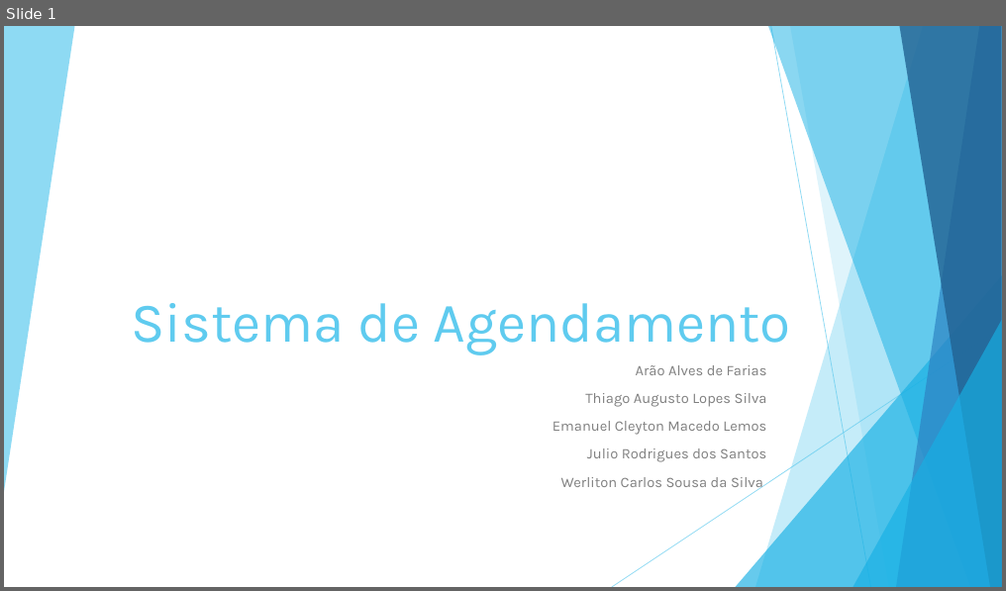
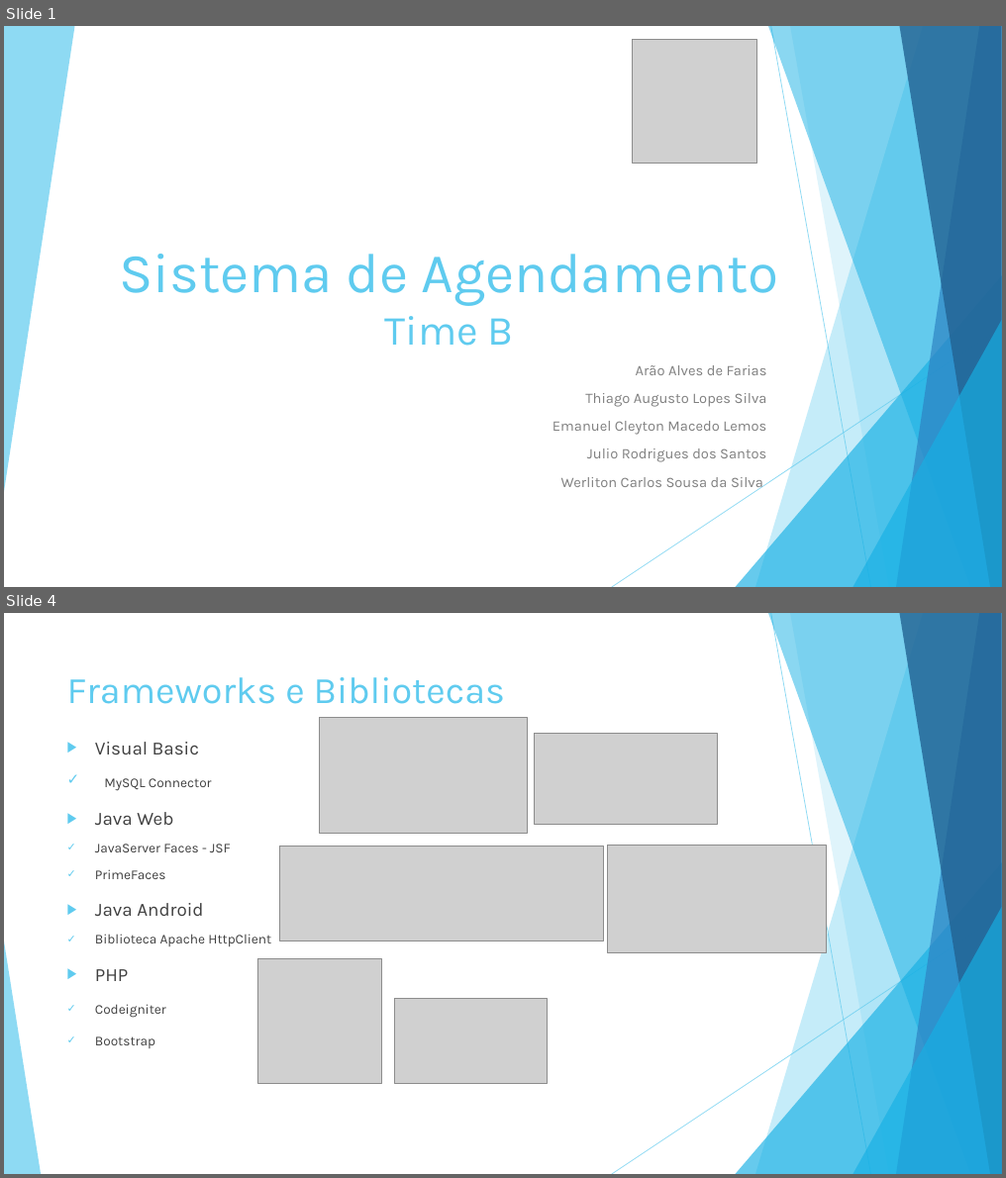
Before and after one commit to julioxrs/PROVA-TIME-B, a slide deck: Documentação/Apresentação/Sistema de Agendamento.pptx. Shown one above the other, each under a label of ours: slide 1 before the commit, slides 1 and 4 after it; the slides between them are not shown. The pictures are 1006x591 and 1006x1178 pixels, drawn with LibreOffice and Linux fonts; fonts in the diff are those of the drawing; grey boxes stand for pictures. Boxes give left, top, right and bottom in pixels: in the first picture for what was removed or moved away, otherwise in the second. Text is boxed around its words. In the diff, an @@ line names an element or a change of style, - is before the commit and + after.

```diff
--- a/Documentação/Apresentação/Sistema de Agendamento.pptx
+++ b/Documentação/Apresentação/Sistema de Agendamento.pptx
@@ slide 4 added at bbox=[4, 613, 1002, 1174], background #FFFFFF; not listed: 9 template elements that a slide beside it also shows @@
@@ title added at bbox=[67, 677, 505, 704], 36 pt, text #5FCBEF @@
+Frameworks e Bibliotecas
@@ picture added at bbox=[320, 717, 528, 834] @@
@@ text added at bbox=[95, 742, 271, 1049], 13 pt, text #404040 @@
+▶ Visual Basic
+✓ MySQL Connector
+▶ Java Web
+✓ JavaServer Faces - JSF
+✓ PrimeFaces
+▶ Java Android
+✓ Biblioteca Apache HttpClient
+▶ PHP
+✓ Codeigniter
+✓ Bootstrap
@@ picture added at bbox=[535, 733, 718, 824] @@
@@ picture added at bbox=[279, 847, 604, 941] @@
@@ picture added at bbox=[608, 845, 826, 953] @@
@@ triangle added at bbox=[4, 942, 41, 1174], fill #5FCBEF at 70% opacity @@
@@ picture added at bbox=[257, 959, 382, 1083] @@
@@ picture added at bbox=[394, 998, 547, 1084] @@
@@ slide 1 changed as well @@
@@ picture added at bbox=[633, 40, 757, 163] @@
@@ title at bbox=[120, 254, 779, 346]: text changed @@
-Sistema de Agendamento
+Sistema de Agendamento
+Time B
```
Also in this commit, not shown: 7 other slides added, 1 other file.
